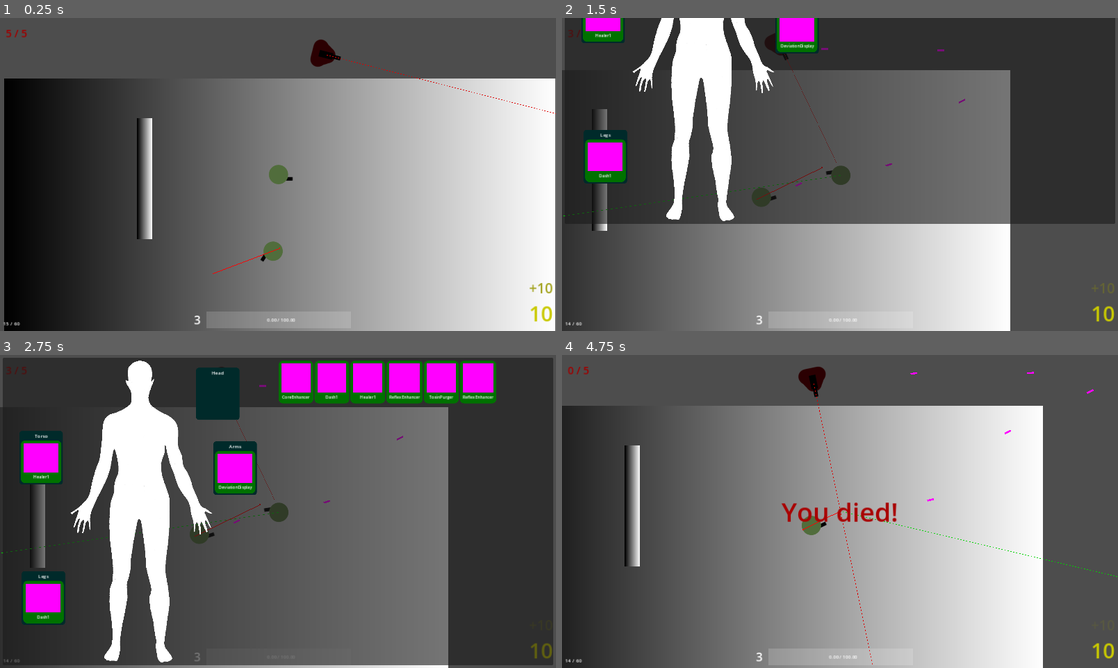
Above: before the commit, frames 1-4 (two rows, left to right).
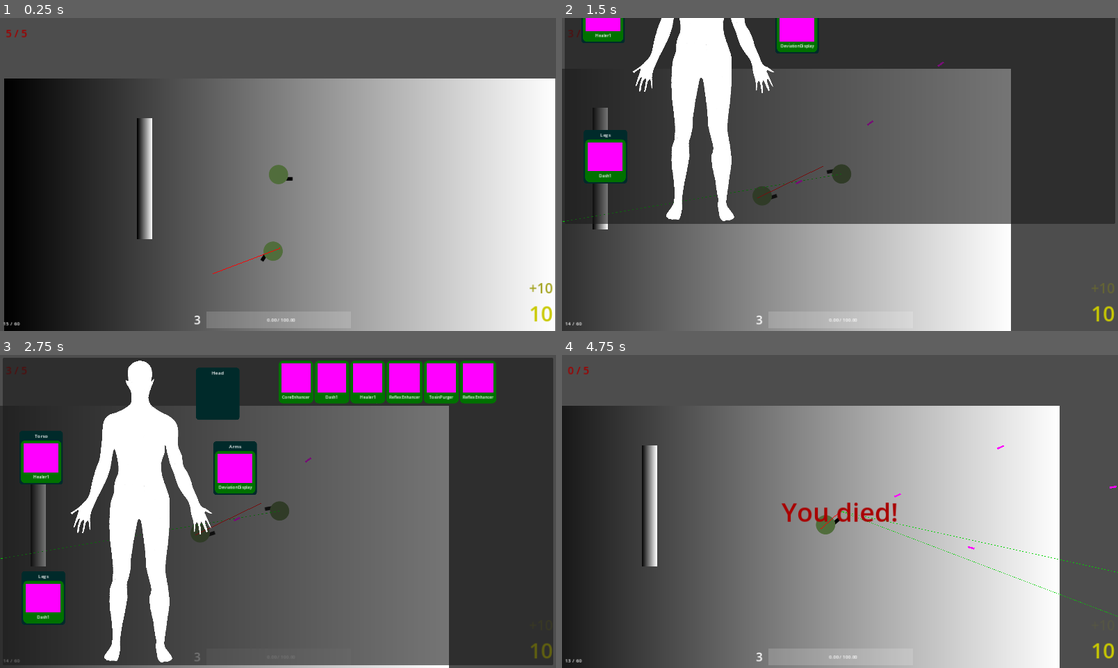
Above: after the commit, the same moments.

Repository: GrandOichii/neon-skies-godot
Game: Godot game, scene res://scenes/root.tscn
Two runs of this game, one before a commit and one after it. Both use one fixed random seed, a clock stepped at 60 frames per second and the inputs below.
Inputs (mouse positions are in pixels of both pictures, inside the frame that each line leads up to):
- Up to frame 1 (0.25 s): no input
- Up to frame 2 (1.5 s): move the mouse to (962, 158) at 0.52 s; press the mouse at (962, 158) at 0.53 s; hold D (right) 0.53-1.28 s; move the mouse to (728, 190) at 1.27 s; release the mouse at (728, 190) at 1.28 s; hold S (down) from 1.28 s (still down); tap I (dev-im-toggle) at 1.35 s
- Up to frame 3 (2.75 s): click (166, 527) at 1.55 s; release S (down) at 2 s; click (216, 398) at 2.02 s
- Up to frame 4 (4.75 s): tap Enter at 2.75, 4.25 s; move the mouse to (895, 442) at 2.77 s; press the mouse at (895, 442) at 2.78 s; hold D (right) 2.78-3.53 s; tap Space (reload) at 3.5 s; move the mouse to (812, 574) at 3.52 s; release the mouse at (812, 574) at 3.53 s; hold W (up) 3.53-4.28 s; click (812, 574) at 3.6 s; move the mouse to (1006, 558) at 4.27 s; hold A (left) from 4.28 s (still down); hold I (dev-im-toggle) from 4.28 s (still down); click (1006, 558) at 4.55 s

The runs differ from the first frame. In frame 1, 0.3% of the frame differs, in the area x 55-100%, y 6-31%; in frame 2, 0.7%; in frame 3, 0.6%; in frame 4, 5.1%, in the area x 1-100%, y 3-100%.

Commit message:
Removed turret enemy entirely

Diff:
--- a/enemies/behaviors/variations/LookAtEnemy.gd
+++ /dev/null
@@ -1,65 +0,0 @@
-extends EnemyBehavior
-
-#
-# exports
-#
-
-@export var attack_controller: AttackController
-@export var body: Node2D
-@export var lost_target_state: String
-@export var target_lost_timeout: float
-
-#
-# nodes
-#
-
-@onready var keep_looking_timer_node: Timer =  %KeepLookingTimer
-
-#
-# private vars
-#
-
-# TODO? change type
-var _enemy: Node2D
-var _lost: bool = false
-var _last_known_position: Vector2
-
-#
-# methods
-#
-
-func _ready():
-	keep_looking_timer_node.wait_time = target_lost_timeout
-
-func eb_start():
-	super.eb_start()
-	_lost = false
-
-	_enemy = controller.data['enemy'] as Node2D
-
-func eb_stop():
-	super.eb_stop()
-
-func eb_process(delta: float):
-	super.eb_process(delta)
-
-	var target = _last_known_position
-	if not _lost:
-		target = _enemy.position
-		_last_known_position = target
-		attack_controller.fire()
-	body.look_at(target)
-
-#
-# signal connections
-#
-
-func _on_look_for_enemy_lost_target():
-	_lost = true
-	keep_looking_timer_node.start()
-
-func _on_keep_looking_timer_timeout():
-	controller.current_state = lost_target_state
-
-func _on_look_for_enemy_found_target():
-	controller.current_state = state
--- a/enemies/behaviors/variations/LookAtEnemy.tscn
+++ /dev/null
@@ -1,12 +0,0 @@
-[gd_scene load_steps=2 format=3 uid="uid://8m1veo8ognf3"]
-
-[ext_resource type="Script" path="res://enemies/behaviors/variations/LookAtEnemy.gd" id="1_02dwb"]
-
-[node name="LookAtEnemy" type="Node"]
-script = ExtResource("1_02dwb")
-
-[node name="KeepLookingTimer" type="Timer" parent="."]
-unique_name_in_owner = true
-one_shot = true
-
-[connection signal="timeout" from="KeepLookingTimer" to="." method="_on_keep_looking_timer_timeout"]
--- a/enemies/behaviors/variations/LookForEnemy.gd
+++ /dev/null
@@ -1,111 +0,0 @@
-extends EnemyBehavior
-
-#
-# signals
-#
-
-signal lost_target
-
-#
-# exports
-#
-
-@export var turn_speed: float
-@export var range: float
-@export var found_target_state: String
-@export var body: Node2D
-@export var laser_pointer_start: Node2D
-
-@export_group('Sound')
-@export var sound_track_turn_speed: float
-@export var sound_track_duration: float
-
-#
-# nodes
-#
-
-@onready var laser_line_node: Line2D = %LaserLine
-@onready var raycast_node: RayCast2D = %RayCast
-@onready var end_sound_track_timer_node: Timer = %EndSoundTrackTimer
-
-#
-# private vars
-#
-
-var _found: bool = false
-
-var _sound_distracted: bool = false
-var _sound_loc: Vector2
-
-#
-# methods
-#
-
-func _ready():
-	end_sound_track_timer_node.wait_time = sound_track_duration
-
-func eb_start():
-	super.eb_start()
-	_sound_distracted = false
-	_found = false
-
-func eb_stop():
-	super.eb_stop()
-
-func eb_process(delta: float):
-	super.eb_process(delta)
-
-	if not end_sound_track_timer_node.is_stopped():
-		return
-
-	if _sound_distracted:
-		var prev = body.rotation
-		var dir = (_sound_loc - body.global_position)
-		var a = body.transform.x.angle_to(dir)
-		body.rotate(sign(a) * min(delta * sound_track_turn_speed, abs(a)))
-#
-		if prev - body.rotation == 0:
-			end_sound_track_timer_node.start()
-		return
-
-	var r = turn_speed * delta
-	body.rotate(r)
-
-func _process(_delta: float):
-	var p1 = laser_pointer_start.global_position
-	var p2 = laser_pointer_start.global_position + Vector2(range, 0).rotated(body.rotation)
-#	var p1 = Vector2.ZERO
-#	var p2 = Vector2(range, 0)
-	raycast_node.position = p1
-	raycast_node.target_position = Vector2(range, 0).rotated(body.rotation)
-	laser_line_node.set_point_position(0, p1)
-	laser_line_node.set_point_position(1, p2)
-	if raycast_node.is_colliding():
-		laser_line_node.set_point_position(1, raycast_node.get_collision_point())
-		var b = raycast_node.get_collider() as Node
-		if b == null:
-			return
-		var is_player = b.is_in_group('player')
-		if is_player and not _found:
-			controller.data['enemy'] = b
-			_found = true
-			controller.current_state = found_target_state
-		if _found and not is_player:
-			lost_target.emit()
-			_found = false
-			return
-
-#
-# signal connections
-#
-
-func _on_sound_listener_heard_sound(area: Area2D):
-	if not end_sound_track_timer_node.is_stopped():
-		end_sound_track_timer_node.stop()
-
-	_sound_distracted = true
-	_sound_loc = area.global_position
-
-
-func _on_end_sound_track_timer_timeout():
-	_sound_distracted = false
--- a/enemies/behaviors/variations/LookForEnemy.tscn
+++ /dev/null
@@ -1,21 +0,0 @@
-[gd_scene load_steps=2 format=3 uid="uid://dcnujwx4a1qso"]
-
-[ext_resource type="Script" path="res://enemies/behaviors/variations/LookForEnemy.gd" id="1_1vngl"]
-
-[node name="LookForEnemy" type="Node"]
-script = ExtResource("1_1vngl")
-
-[node name="LaserLine" type="Line2D" parent="."]
-unique_name_in_owner = true
-points = PackedVector2Array(0, 0, 0, 0)
-width = 1.0
-default_color = Color(0.858824, 0, 0, 1)
-
-[node name="RayCast" type="RayCast2D" parent="."]
-unique_name_in_owner = true
-
-[node name="EndSoundTrackTimer" type="Timer" parent="."]
-unique_name_in_owner = true
-one_shot = true
-
-[connection signal="timeout" from="EndSoundTrackTimer" to="." method="_on_end_sound_track_timer_timeout"]
--- a/enemies/variations/Turret.tscn
+++ /dev/null
@@ -1,69 +0,0 @@
-[gd_scene load_steps=16 format=3 uid="uid://dxf6th6r4vs8s"]
-
-[ext_resource type="PackedScene" uid="uid://cfcer7aeaep8x" path="res://enemies/Enemy.tscn" id="1_nc50y"]
-[ext_resource type="Script" path="res://items/tables/LootTableRow.gd" id="2_3r8lf"]
-[ext_resource type="Script" path="res://items/tables/LootTable.gd" id="2_8sr51"]
-[ext_resource type="PackedScene" uid="uid://dcnujwx4a1qso" path="res://enemies/behaviors/variations/LookForEnemy.tscn" id="3_gr7tc"]
-[ext_resource type="Script" path="res://items/variations/ImlantResource.gd" id="4_cyj5d"]
-[ext_resource type="PackedScene" uid="uid://8m1veo8ognf3" path="res://enemies/behaviors/variations/LookAtEnemy.tscn" id="5_qe46v"]
-[ext_resource type="PackedScene" uid="uid://cgh7skii2sbu" path="res://attacking/AttackController.tscn" id="6_vl3fw"]
-[ext_resource type="Resource" uid="uid://b0dbl1c8gyv82" path="res://guns/Gun1.tres" id="7_aq118"]
-[ext_resource type="PackedScene" uid="uid://nkgl2h57gbmc" path="res://common/SoundListener.tscn" id="8_2nu6a"]
-[ext_resource type="Texture2D" uid="uid://8h2c4vsesupr" path="res://art/turret1.png" id="8_8emg8"]
-
-[sub_resource type="Gradient" id="Gradient_7v25n"]
-colors = PackedColorArray(0, 0, 1, 1, 1, 0, 1, 1)
-
-[sub_resource type="GradientTexture2D" id="GradientTexture2D_gaapw"]
-gradient = SubResource("Gradient_7v25n")
-width = 16
-height = 16
-
-[sub_resource type="Resource" id="Resource_y45wa"]
-script = ExtResource("4_cyj5d")
-from = 1
-to = 1
-texture = SubResource("GradientTexture2D_gaapw")
-
-[sub_resource type="Resource" id="Resource_plpq3"]
-script = ExtResource("2_3r8lf")
-item = SubResource("Resource_y45wa")
-chance = 30
-
-[sub_resource type="Resource" id="Resource_1350l"]
-script = ExtResource("2_8sr51")
-chance_for_nothing = 5
-rows = Array[ExtResource("2_3r8lf")]([SubResource("Resource_plpq3")])
-
-[node name="Turret" instance=ExtResource("1_nc50y")]
-drop_table = SubResource("Resource_1350l")
-initial_state = "look-for-enemy"
-
-[node name="AttackController" parent="." index="0" node_paths=PackedStringArray("rotation_controller") instance=ExtResource("6_vl3fw")]
-starting_gun = ExtResource("7_aq118")
-rotation_controller = NodePath("..")
-initial_total_ammo = 50
-
-[node name="SoundListener" parent="." index="1" instance=ExtResource("8_2nu6a")]
-
-[node name="Sprite" parent="." index="2"]
-texture = ExtResource("8_8emg8")
-
-[node name="LaserPointerStart" type="Marker2D" parent="Sprite" index="0"]
-
-[node name="LookForEnemy" parent="Behaviors" index="0" node_paths=PackedStringArray("body", "laser_pointer_start") instance=ExtResource("3_gr7tc")]
-turn_speed = 1.0
-range = 1000.0
-found_target_state = "look-at-enemy"
-body = NodePath("../../Sprite")
-laser_pointer_start = NodePath("../../Sprite/LaserPointerStart")
-sound_track_turn_speed = 1.0
-sound_track_duration = 1.0
-state = "look-for-enemy"
-
-[node name="LookAtEnemy" parent="Behaviors" index="1" node_paths=PackedStringArray("attack_controller", "body") instance=ExtResource("5_qe46v")]
-attack_controller = NodePath("../../AttackController")
-body = NodePath("../../Sprite")
-lost_target_state = "look-for-enemy"
-target_lost_timeout = 2.0
-state = "look-at-enemy"
--- a/scenes/root.tscn
+++ b/scenes/root.tscn
@@ -14,7 +14,6 @@
 [ext_resource type="Resource" uid="uid://qbo6ovg2hus0" path="res://implants/Healer1.tres" id="7_a87b3"]
 [ext_resource type="Resource" uid="uid://6wcg2mcfqe1a" path="res://implants/ReflexEnhancer.tres" id="8_fgjfq"]
 [ext_resource type="Resource" uid="uid://cgmcdvyu2q6sv" path="res://implants/ToxinPurger.tres" id="9_m1tjj"]
-[ext_resource type="PackedScene" uid="uid://dxf6th6r4vs8s" path="res://enemies/variations/Turret.tscn" id="14_aw5vm"]
 [ext_resource type="PackedScene" uid="uid://sca2kqs0mfok" path="res://enemies/variations/Basic.tscn" id="14_oeotq"]
 [ext_resource type="Script" path="res://enemies/common/PatrolLine.gd" id="16_2mlsl"]
 
@@ -258,9 +257,6 @@
 
 [node name="Enemies" type="Node2D" parent="Scene"]
 
-[node name="Turret" parent="Scene/Enemies" instance=ExtResource("14_aw5vm")]
-position = Vector2(159, -668)
-
 [node name="Basic" parent="Scene/Enemies" instance=ExtResource("14_oeotq")]
 
 [node name="Patrol" parent="Scene/Enemies/Basic/Behaviors" index="2" node_paths=PackedStringArray("patrol_line")]
Not shown: 1 places in scenes/root.tscn that only renumber resources
